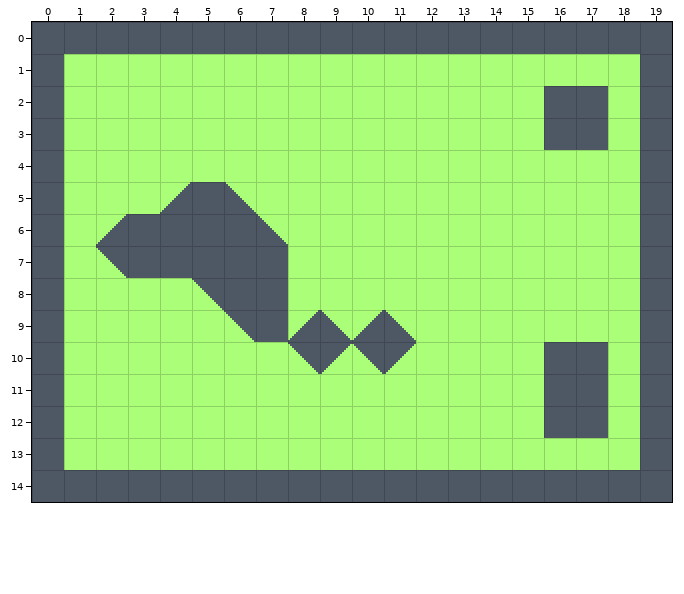
Tiled map -- source/map/dev.tmx. Above, as it was before the edit.
Cells are 16x16 px. Shown: x 0..19, y 0..14.
After:
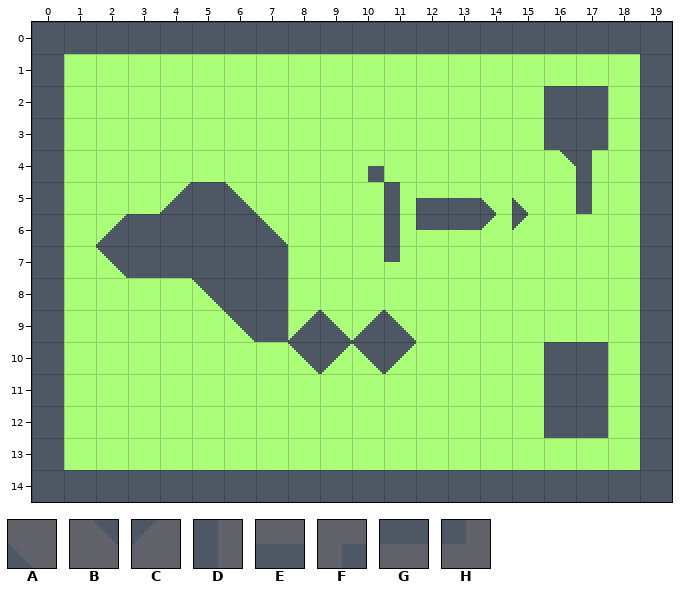
Key: from "dev": A 6, B 13, C 14, D 17, E 18, F 20, G 26, H 29.
_ is an empty cell, . an unchanged one.
Commit: Added new tile variants
Change:
--- layer "Tile Layer 4"
@@ x 10..17 @@
- 4 _.....__
- 5 ._____._
- 6 ._____..
- 7 ._......
+ 4 F.....BD
+ 5 .DEEAA.D
+ 6 .DGGCC..
+ 7 .H......
Changed places in both pictures, as pixel boxes (x1, y1, x2, y2):
added: (368, 150, 592, 262)
